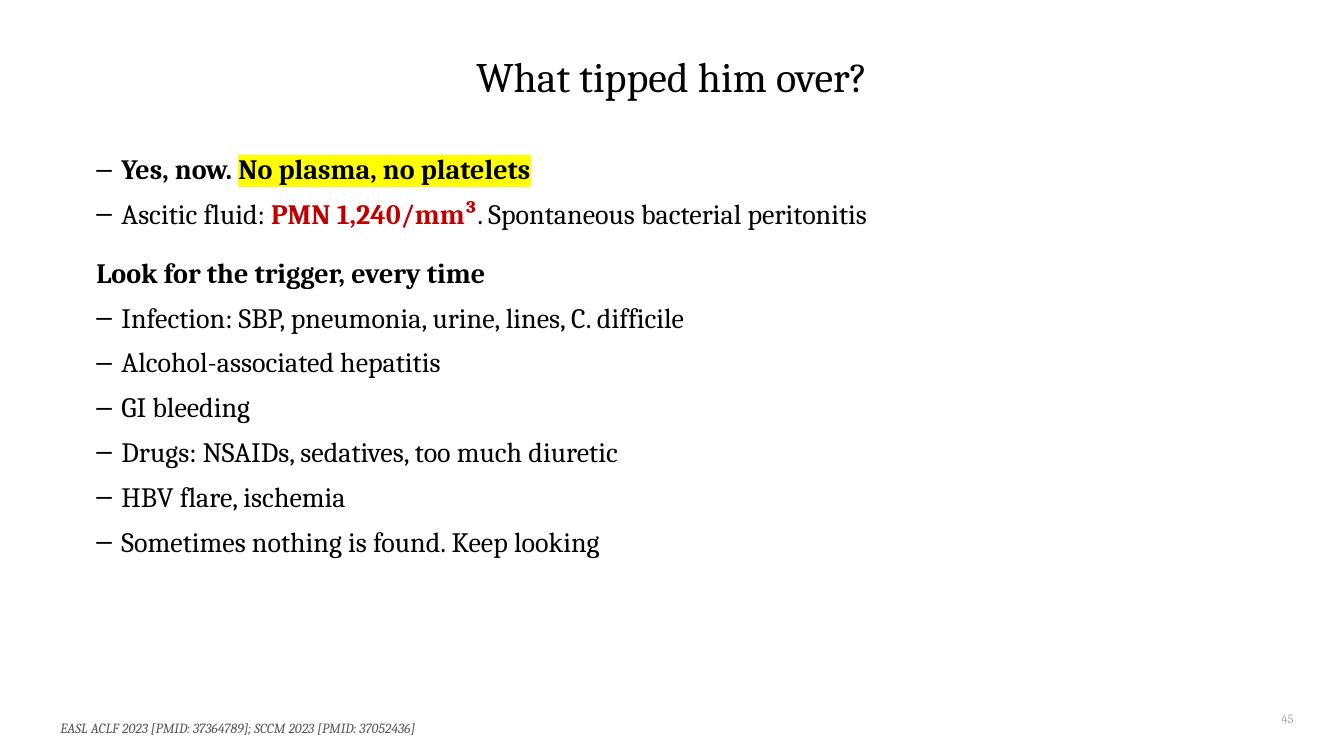
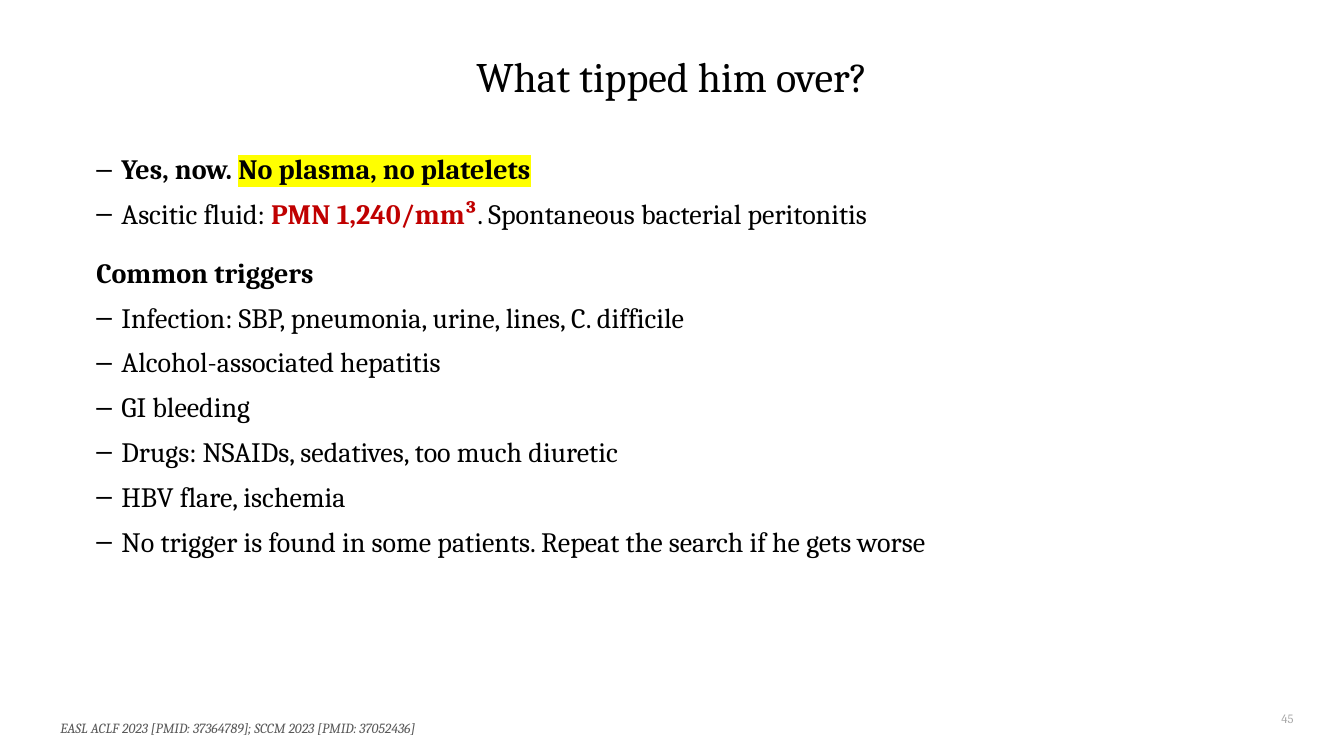
Before and after one commit to qaddodi/mohammad-almeqdadi-lectures, a slide deck: slide 45 of lectures/acute-liver-failure-aclf-in-icu/ALF and ACLF in the ICU.pptx. Drawn at 1344x756 pixels with LibreOffice and Linux fonts; fonts in the diff are those of the drawing. Boxes give left, top, right and bottom in pixels: in the first picture for what was removed or moved away, otherwise in the second. Text is boxed around its words. In the diff, an @@ line names an element or a change of style, - is before the commit and + after.

```diff
--- a/lectures/acute-liver-failure-aclf-in-icu/ALF and ACLF in the ICU.pptx
+++ b/lectures/acute-liver-failure-aclf-in-icu/ALF and ACLF in the ICU.pptx
@@ text at bbox=[96, 263, 313, 289]: text changed @@
-Look for the trigger, every time
+Common triggers
@@ text at bbox=[121, 532, 925, 558]: text changed @@
-– Sometimes nothing is found. Keep looking
+– No trigger is found in some patients. Repeat the search if he gets worse
```
Also in this commit, not shown: 12 other slides changed, 1 other file.
